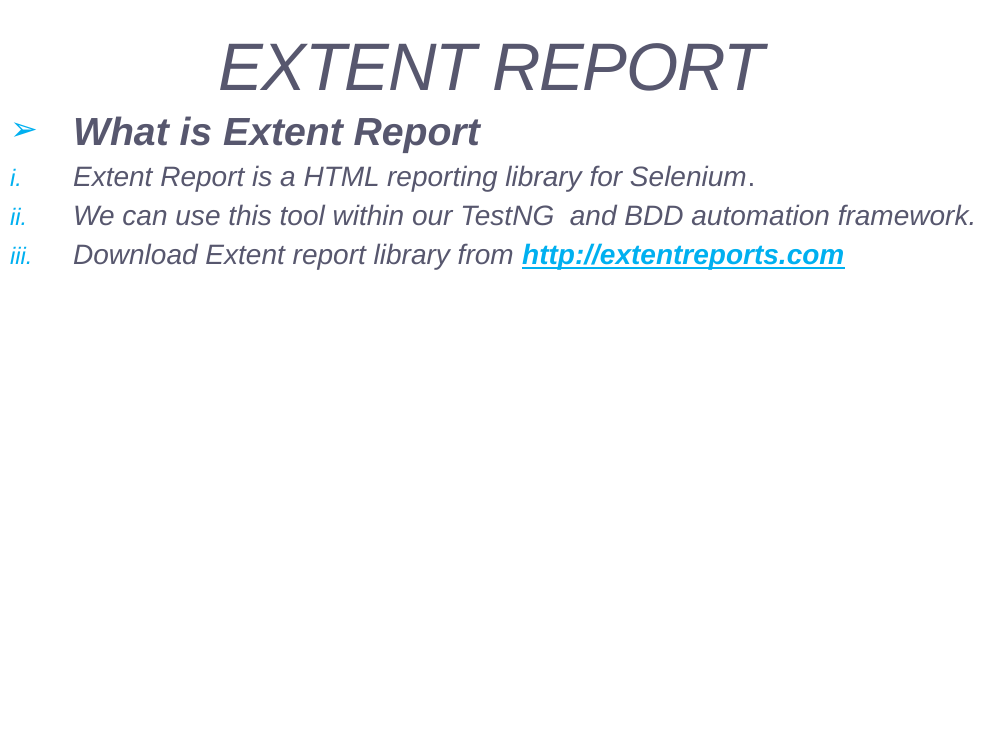
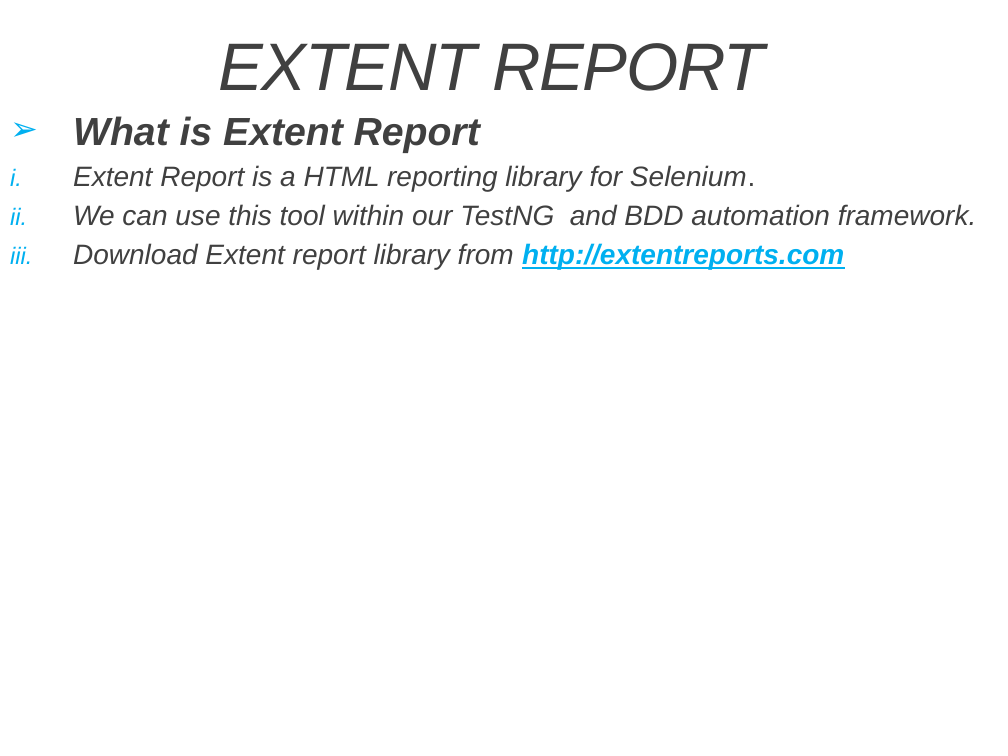
Before and after one commit to Evvans/Selenium-TestNG-Maven-Extent-Report, a slide deck: slide 9 of Page Object Model.pptx (slide 4 before the commit). Drawn at 1008x756 pixels with LibreOffice and Linux fonts; fonts in the diff are those of the drawing. Boxes give left, top, right and bottom in pixels: in the first picture for what was removed or moved away, otherwise in the second. Text is boxed around its words. In the diff, an @@ line names an element or a change of style, - is before the commit and + after.

```diff
--- a/Page Object Model.pptx
+++ b/Page Object Model.pptx
@@ title "EXTENT REPORT" at bbox=[218, 43, 764, 91]: text colour #57576E to #404040 @@
@@ subtitle "What is Extent Report" at bbox=[73, 116, 977, 270]: text colour #57576E to #404040 in "What is Extent Report", "Extent Report is a HTML reporting library ...", "We can use this tool within our ...", "Download Extent report library from" @@
```
Also in this commit, not shown: 6 other slides changed, 2 slides added, 1 slide removed, 5 other files.
